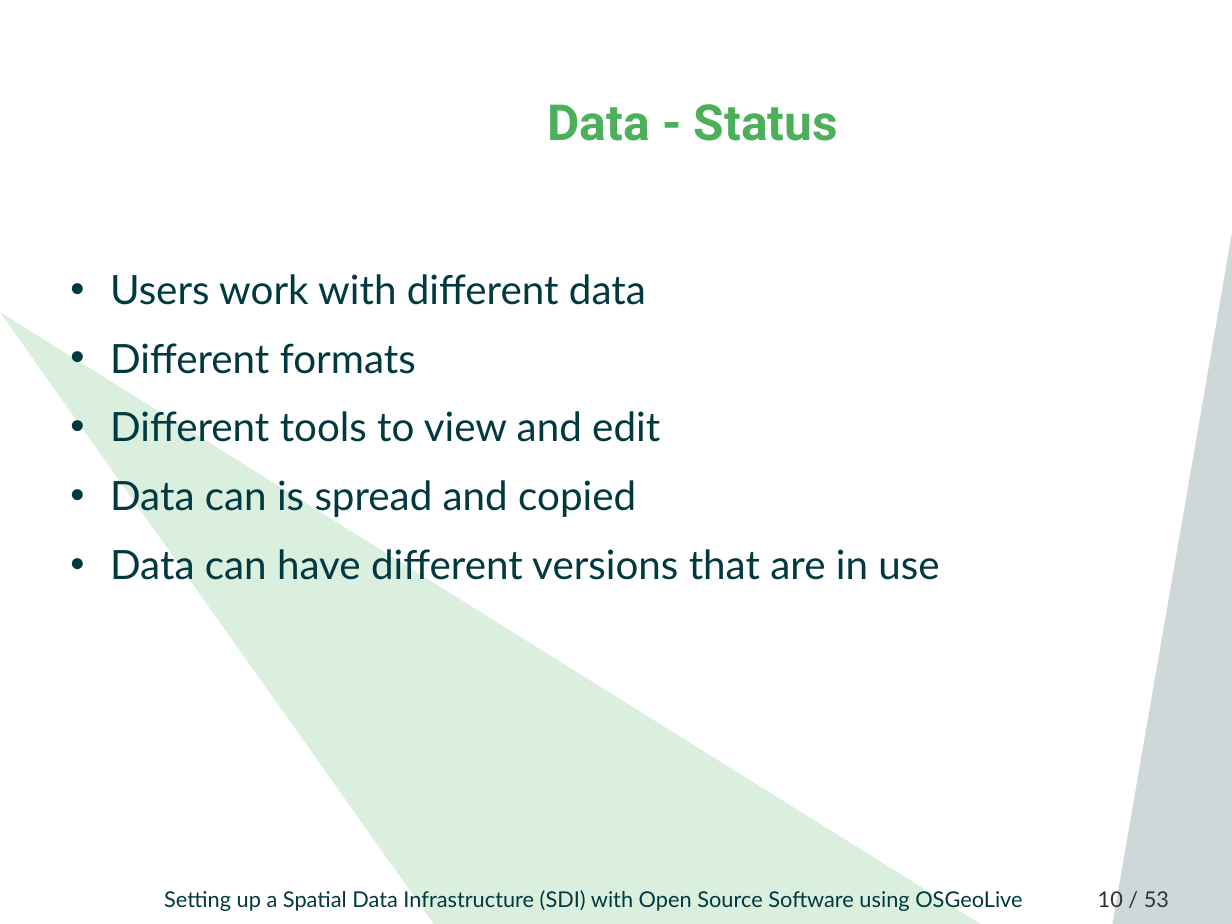
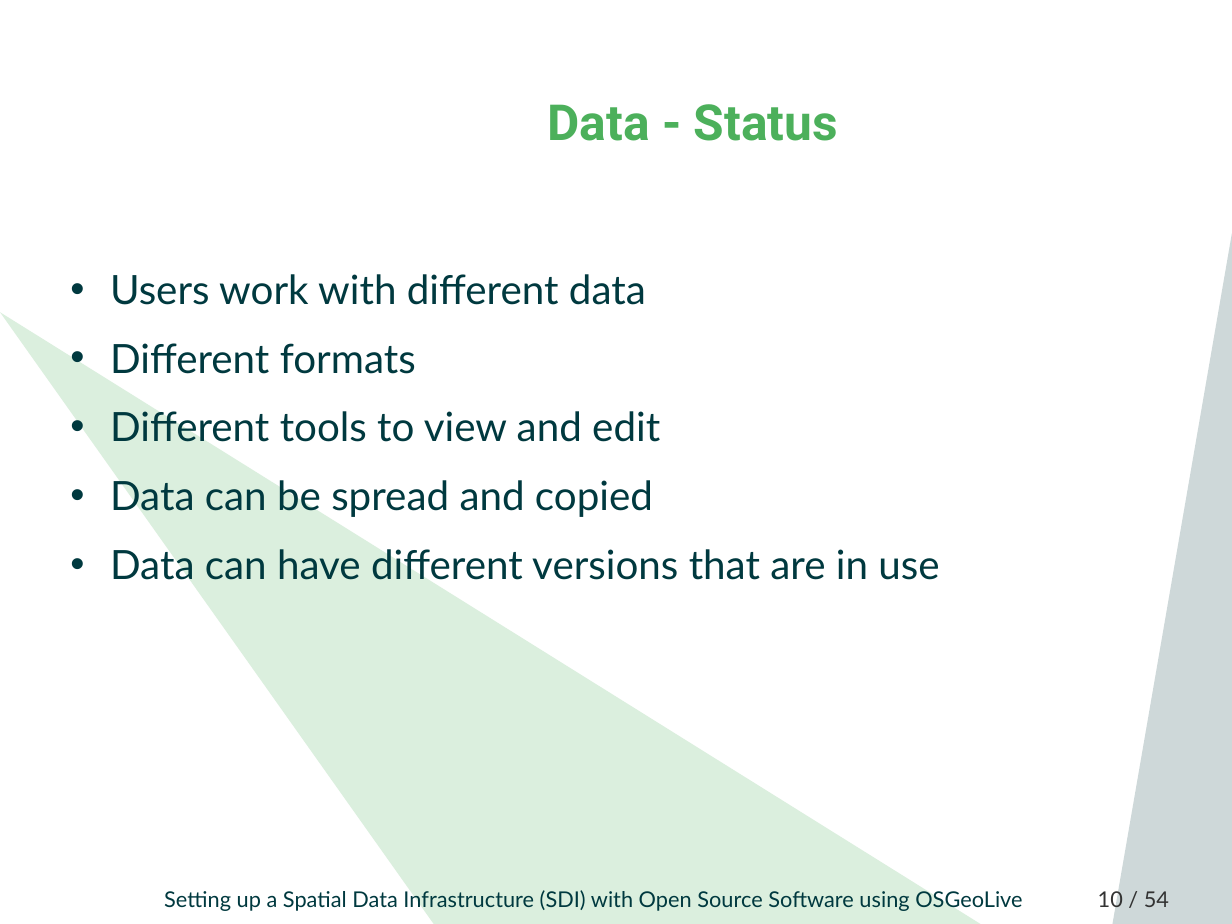
Before and after one commit to astroidex/foss4g-2019-workshop-sdi-with-osgeolive, a slide deck: slide 10 of FOSS4G_2019_SDI_OSGeoLive_Workshop.odp. Drawn at 1232x924 pixels with LibreOffice and Linux fonts; fonts in the diff are those of the drawing; background and template pictures are left out. Boxes give left, top, right and bottom in pixels: in the first picture for what was removed or moved away, otherwise in the second. Text is boxed around its words. In the diff, an @@ line names an element or a change of style, - is before the commit and + after.

```diff
--- a/FOSS4G_2019_SDI_OSGeoLive_Workshop.odp
+++ b/FOSS4G_2019_SDI_OSGeoLive_Workshop.odp
@@ text at [110,480,653,517]: text changed @@
-• Data can is spread and copied
+• Data can be spread and copied
@@ page number at [1098,888,1169,912]: text changed @@
-10 / 53
+10 / 54
```
Also in this commit, not shown: 10 other slides changed, 2 slides added, 1 slide removed, 1 other file.
